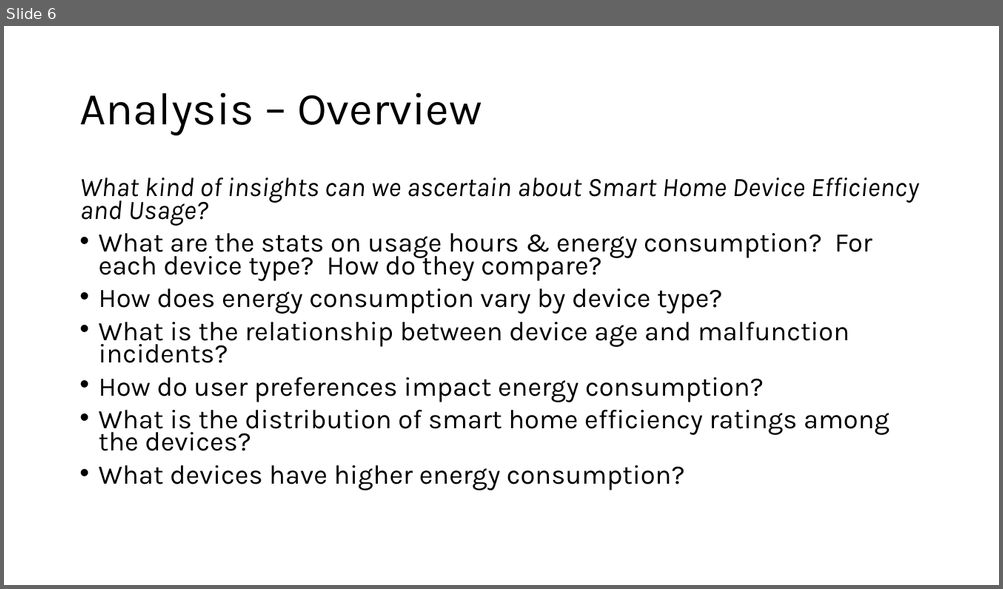
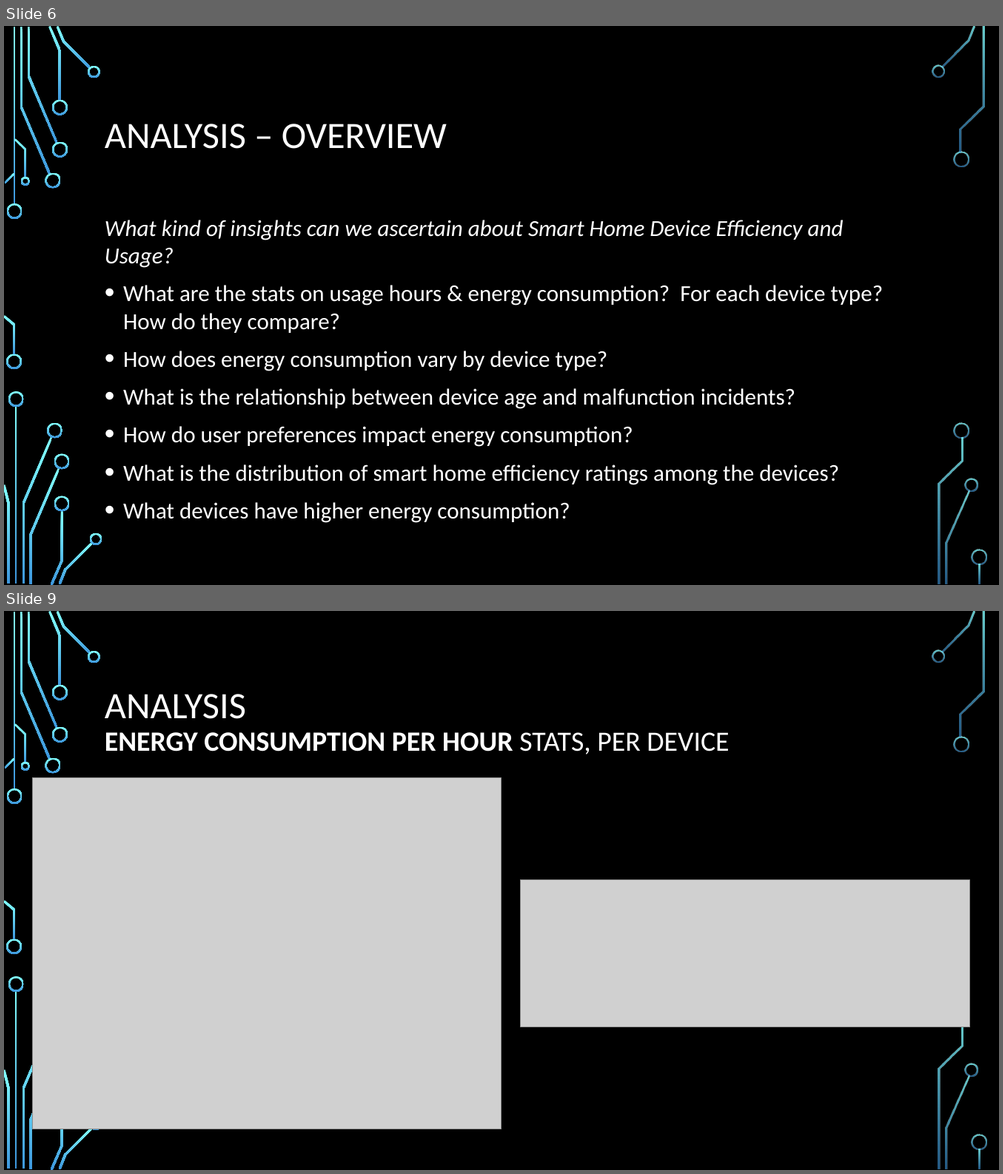
Before and after one commit to javiereyes21/Project-1, a slide deck: Group5Project1Presentation.pptx. Shown one above the other, each under a label of ours: slide 6 before the commit, slides 6 and 9 after it; the slides between them are not shown. The pictures are 1003x589 and 1003x1174 pixels, drawn with LibreOffice and Linux fonts; fonts in the diff are those of the drawing; grey boxes stand for pictures; background and template pictures are left out. Boxes give left, top, right and bottom in pixels: in the first picture for what was removed or moved away, otherwise in the second. Text is boxed around its words. In the diff, an @@ line names an element or a change of style, - is before the commit and + after.

```diff
--- a/Group5Project1Presentation.pptx
+++ b/Group5Project1Presentation.pptx
@@ slide 9 added at bbox=[4, 611, 999, 1170], background picture (left out); not listed: 33 template elements that a slide beside it also shows @@
@@ title added at bbox=[105, 694, 728, 755], 27 pt, text #FFFFFF, bold @@
+ANALYSIS
+ENERGY CONSUMPTION PER HOUR STATS, PER DEVICE
@@ picture added at bbox=[33, 778, 502, 1130] @@
@@ picture added at bbox=[521, 880, 970, 1028] @@
@@ slide 6 changed as well @@
@@ background #FFFFFF to picture (left out) @@
@@ title at bbox=[105, 124, 447, 149]: text changed; size 44 to 36 pt; font Karla to Calibri; text colour #000000 to #FFFFFF @@
-Analysis – Overview
+ANALYSIS – OVERVIEW
@@ text "What kind of insights can ...": place and size @@
-text "What kind of insights can ..." at bbox=[79, 178, 919, 491]
+text "What kind of insights can ..." at bbox=[105, 220, 883, 486]
@@ text "What kind of insights can ..." at bbox=[105, 220, 883, 486]: size 25.9 to 22.2 pt, font Karla to Calibri, text colour #000000 to #FFFFFF; line spacing 0.7 to 1 @@
@@ group added at bbox=[4, 26, 987, 585]: 33 freeform shapes, 3 rectangles @@
```
Also in this commit, not shown: 14 other slides changed, 2 other slides added, 11 other files.
